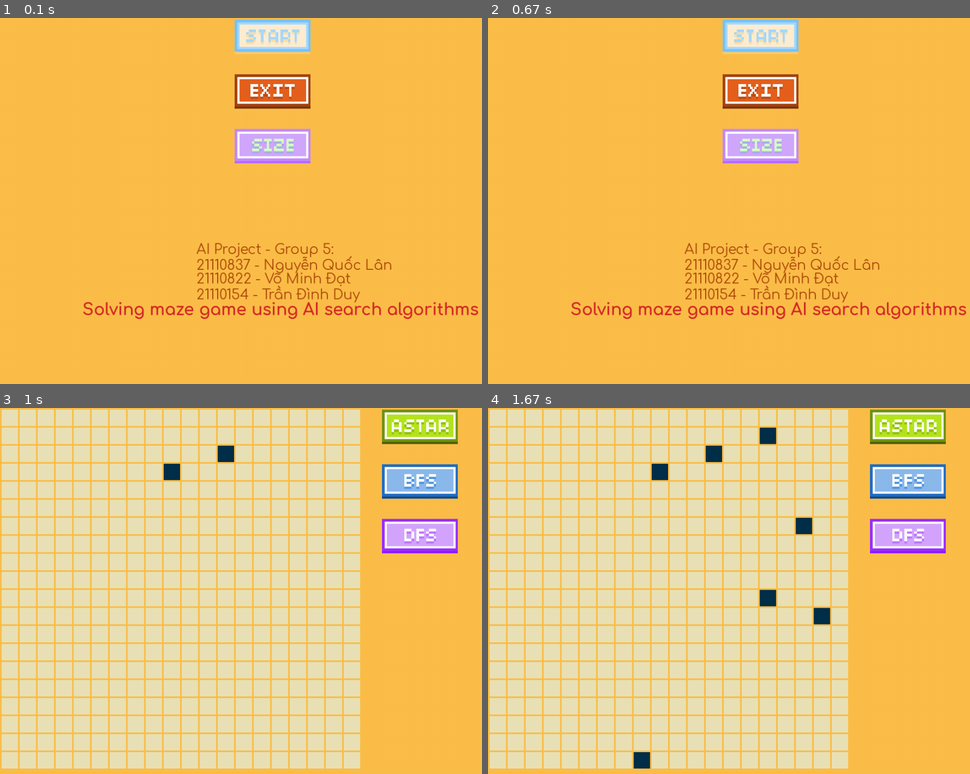
Above: before the commit, frames 1-4 (two rows, left to right).
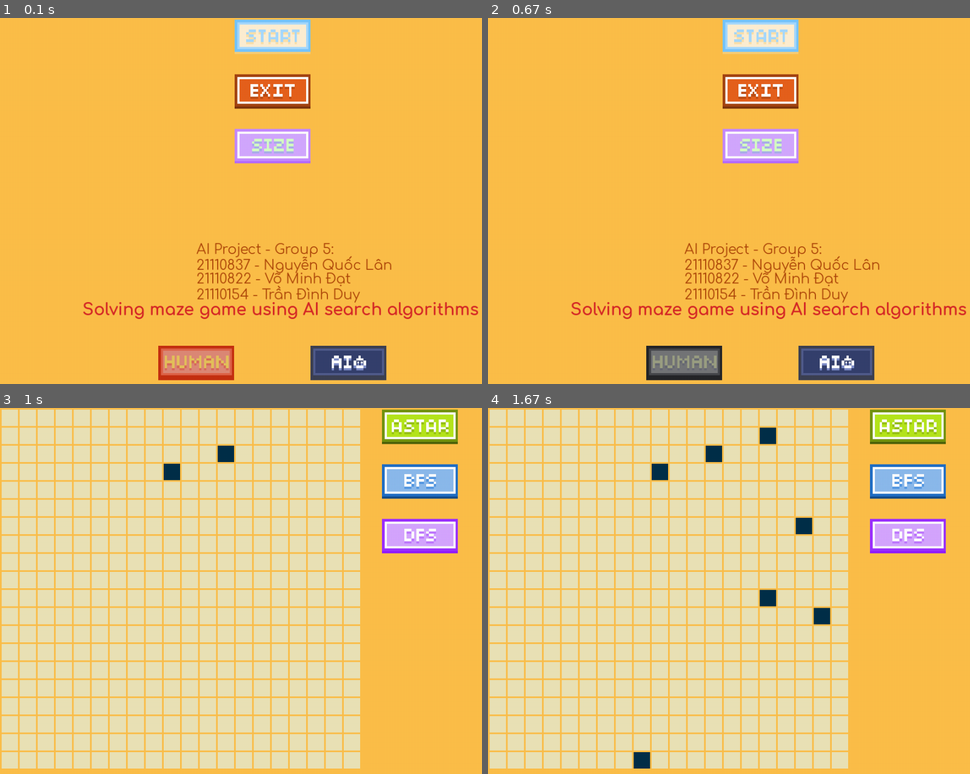
Above: after the commit, the same moments.

Repository: quoclanguyen/AI_Algo_MazePuzzle
Game: pygame game, started from main.py
The game is run twice, just before and just after one commit, with the same random seed, the same clock (stepped at 60 frames per second) and the same inputs.
Inputs (mouse positions are in pixels of both pictures, inside the frame that each line leads up to):
- Up to frame 1 (0.1 s): no input
- Up to frame 2 (0.67 s): press the mouse at (835, 362) at 0.37 s; move the mouse to (714, 266) at 0.47 s; release the mouse at (594, 171) at 0.6 s
- Up to frame 3 (1 s): press the mouse at (269, 426) at 0.7 s; move the mouse to (216, 448) at 0.8 s; release the mouse at (163, 470) at 0.93 s
- Up to frame 4 (1.67 s): press the mouse at (757, 426) at 1.03 s; move the mouse to (791, 517) at 1.13 s; release the mouse at (825, 612) at 1.27 s; press the mouse at (907, 426) at 1.37 s; move the mouse to (772, 598) at 1.47 s; release the mouse at (642, 766) at 1.6 s

The runs differ from the first frame. In frame 1, 2.9% of the frame differs, in the area x 32-81%, y 89-100%; in frame 2, 3.0%; in frame 3, nothing differs; in frame 4, nothing differs.

Commit message:
Added Human and AI game mode button

Diff:
--- a/HomeGUI.py
+++ b/HomeGUI.py
@@ -14,6 +14,8 @@
         self.margin = 3
         self.resize = False
         self.done = False
+        self.ai = False
+        self.human = False
         self.clock = pygame.time.Clock()
     def createMainWindow(self):
         pygame.init()
@@ -60,6 +62,9 @@
                 rect.y))
             pygame.display.flip()
     def startButton(self):
+        if self.ai == False and self.human == False:
+            print("You must choose game mode")
+            return
         MazeApp(self.size)
         self.drawBackground()
     def exitButton(self):
@@ -84,7 +89,12 @@
         )
         self.slider.draw(self.screen)
         self.drawDragger()
-
+    def aiButton(self):
+        self.human = False
+        self.ai = True
+    def humanButton(self):
+        self.human = True
+        self.ai = False
     def sizeButton(self):
         self.resize = True
     def okButton(self):
@@ -110,9 +120,41 @@
                 0.5
             )
 
+        ai_disabled = "./images/AI_disabled.png"
+        human_disabled = "./images/Human_disabled.png"
+        ai_enabled = "./images/AI.png"
+        human_enabled = "./images/Human.png"
+        aiSrc = ai_enabled
+        humanSrc = human_enabled
+
+        if self.ai == True:
+            aiSrc = ai_enabled
+            humanSrc = human_disabled
+        if self.human == True:
+            aiSrc = ai_disabled
+            humanSrc = human_enabled
+
+        self.buttons["AI"] = Button(
+            (self.width + 279/2)//2,
+            self.height - 200,
+            aiSrc,
+            0.5
+        )
+        self.buttons["Human"] = Button(
+            (self.width + 279/2)//2 - 279,
+            self.height - 200,
+            humanSrc,
+            0.5
+        )
+
         self.buttons["Start"].draw(self.screen, self.startButton)
         self.buttons["Exit"].draw(self.screen, self.exitButton)
         self.buttons["Size"].draw(self.screen, self.sizeButton)
+        self.buttons["Human"].draw(self.screen, self.humanButton)
+        self.buttons["AI"].draw(self.screen, self.aiButton)
+
+
+
         pygame.display.flip()
         if self.resize == False:
             self.clearSlider()
Binary file added: images/AI.png
Binary file added: images/AI_disabled.png
Binary file added: images/AI_disabled_pressed.png
Binary file added: images/AI_pressed.png
Binary file added: images/Human.png
Binary file added: images/Human_disabled.png
Binary file added: images/Human_disabled_pressed.png
Binary file added: images/Human_pressed.png
